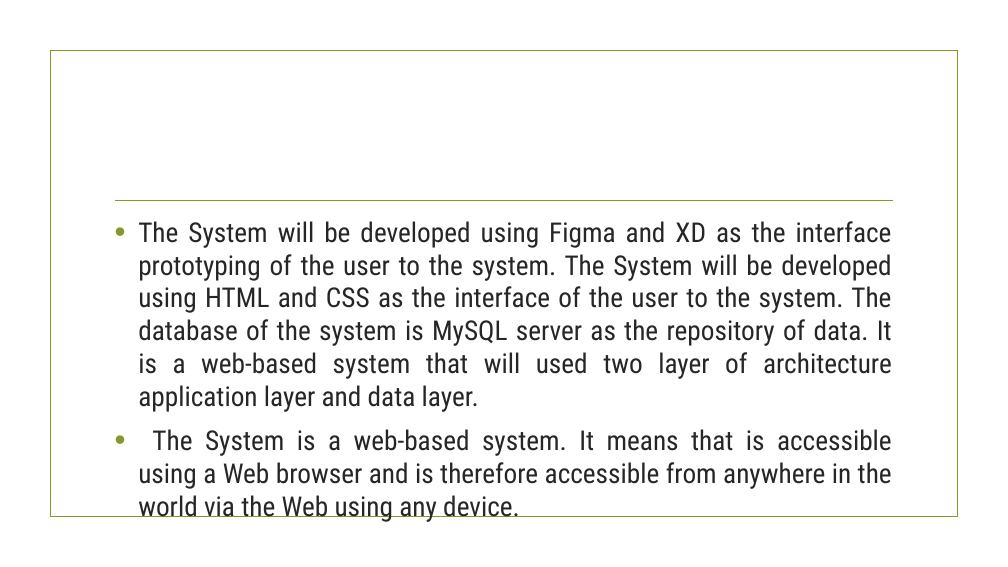
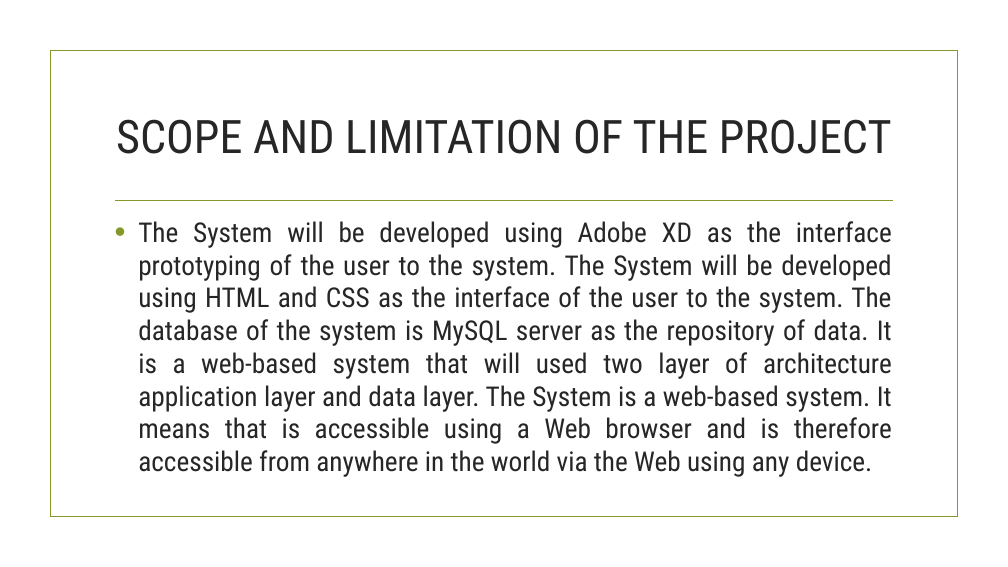
Before and after one commit to taongnyebe/BSCS-3-Profiling-System, a slide deck: slide 9 of Documentations/kath/Presentation-of-chapter-1.pptx (slide 10 before the commit). Drawn at 1008x567 pixels with LibreOffice and Linux fonts; fonts in the diff are those of the drawing; background and template pictures are left out. Boxes give left, top, right and bottom in pixels: in the first picture for what was removed or moved away, otherwise in the second. Text is boxed around its words. In the diff, an @@ line names an element or a change of style, - is before the commit and + after.

```diff
--- a/Documentations/kath/Presentation-of-chapter-1.pptx
+++ b/Documentations/kath/Presentation-of-chapter-1.pptx
@@ title added at (x1=116, y1=119, x2=892, y2=154), 44 pt, text #262626 @@
+SCOPE AND LIMITATION OF THE PROJECT
@@ text at (x1=138, y1=221, x2=892, y2=477): text changed @@
-• The System will be developed using Figma and XD as the interface prototyping of the user to the system. The System will be developed using HTML and CSS as the interface of the user to the system. The database of the system is MySQL server as the repository of data. It is a web-based system that will used two layer of architecture application layer and data layer.
-• The System is a web-based system. It means that is accessible using a Web browser and is therefore accessible from anywhere in the world via the Web using any device.
+• The System will be developed using Adobe XD as the interface prototyping of the user to the system. The System will be developed using HTML and CSS as the interface of the user to the system. The database of the system is MySQL server as the repository of data. It is a web-based system that will used two layer of architecture application layer and data layer. The System is a web-based system. It means that is accessible using a Web browser and is therefore accessible from anywhere in the world via the Web using any device.
```
Also in this commit, not shown: 6 other slides changed, 1 slide added, 1 slide removed, 8 other files.
